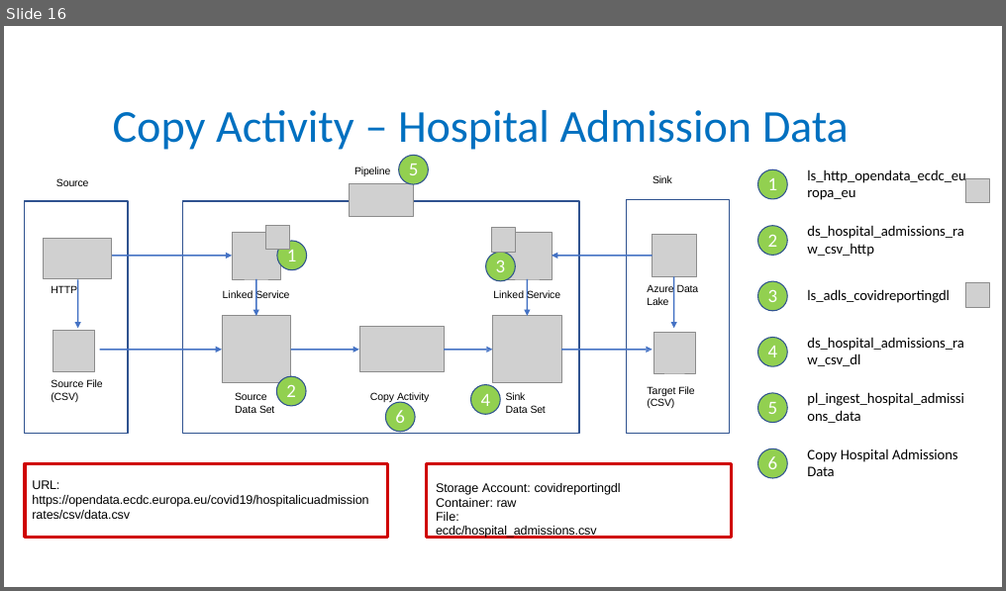
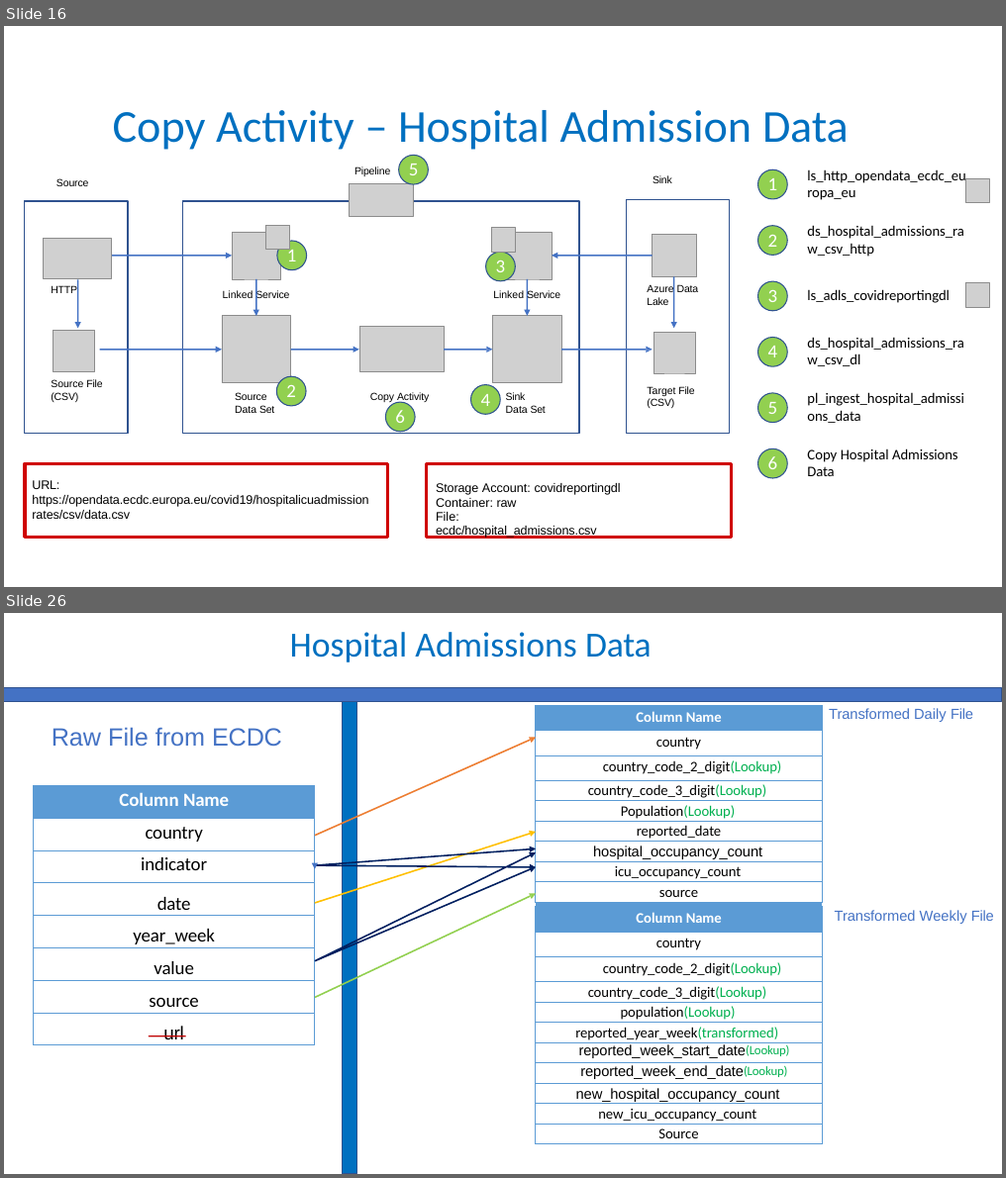
Before and after one commit to soumyadeep2207/ADF, a slide deck: Project PPT/ADF Project - Copy.pptx. Shown one above the other, each under a label of ours: slide 16 before the commit, slides 16 and 26 after it; the slides between them are not shown. The pictures are 1006x591 and 1006x1178 pixels, drawn with LibreOffice and Linux fonts; fonts in the diff are those of the drawing; grey boxes stand for pictures. Boxes give left, top, right and bottom in pixels: in the first picture for what was removed or moved away, otherwise in the second. Text is boxed around its words. In the diff, an @@ line names an element or a change of style, - is before the commit and + after.

```diff
--- a/Project PPT/ADF Project - Copy.pptx
+++ b/Project PPT/ADF Project - Copy.pptx
@@ slide 26 added at box(4, 613, 1002, 1174), background #FFFFFF @@
@@ title added at box(290, 632, 651, 663), 34 pt, text #0070C0 @@
+Hospital Admissions Data
@@ freeform shape added at box(4, 688, 1002, 701), fill #4472C4 @@
@@ freeform shape added at box(4, 688, 1002, 701), outline #2F528F 1 pt @@
@@ freeform shape added at box(343, 701, 357, 1174), fill #0070C0 @@
@@ freeform shape added at box(343, 701, 357, 1174), outline #2F528F 1 pt @@
@@ text added at box(52, 727, 282, 747), 24 pt, text #4472C4 @@
+Raw File from ECDC
@@ table added at box(536, 705, 823, 1145), 21 rows, 1 columns @@
+Column Name
+country
+country_code_2_digit(Lookup)
+country_code_3_digit(Lookup)
+Population(Lookup)
+reported_date
+hospital_occupancy_count
+icu_occupancy_count
+source
+
+Column Name
+country
+country_code_2_digit(Lookup)
+country_code_3_digit(Lookup)
+population(Lookup)
+reported_year_week(transformed)
+reported_week_start_date(Lookup)
+reported_week_end_date(Lookup)
+new_hospital_occupancy_count
+new_icu_occupancy_count
+Source
@@ text added at box(829, 708, 973, 722), 14 pt, text #4472C4 @@
+Transformed Daily File
@@ table added at box(34, 785, 315, 1046), 8 rows, 1 columns @@
+Column Name
+country
+indicator
+date
+year_week
+value
+source
+url
@@ group added at box(312, 738, 537, 998): 5 freeform shapes @@
@@ text added at box(835, 910, 994, 924), 14 pt, text #4472C4 @@
+Transformed Weekly File
@@ freeform shape added at box(149, 1037, 186, 1037), outline #C00000 1.25 pt @@
```
Also in this commit, not shown: 9 other slides added.
